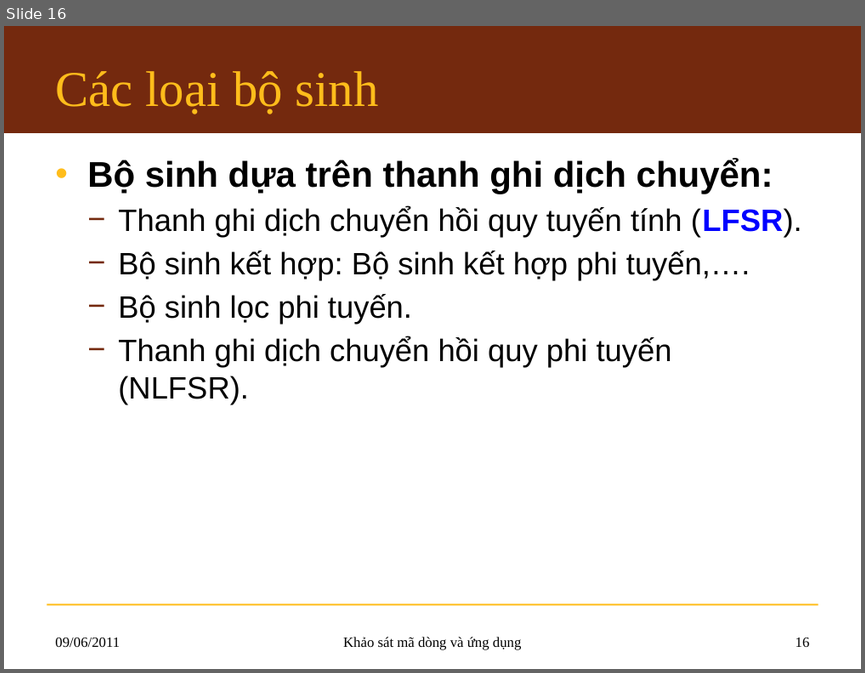
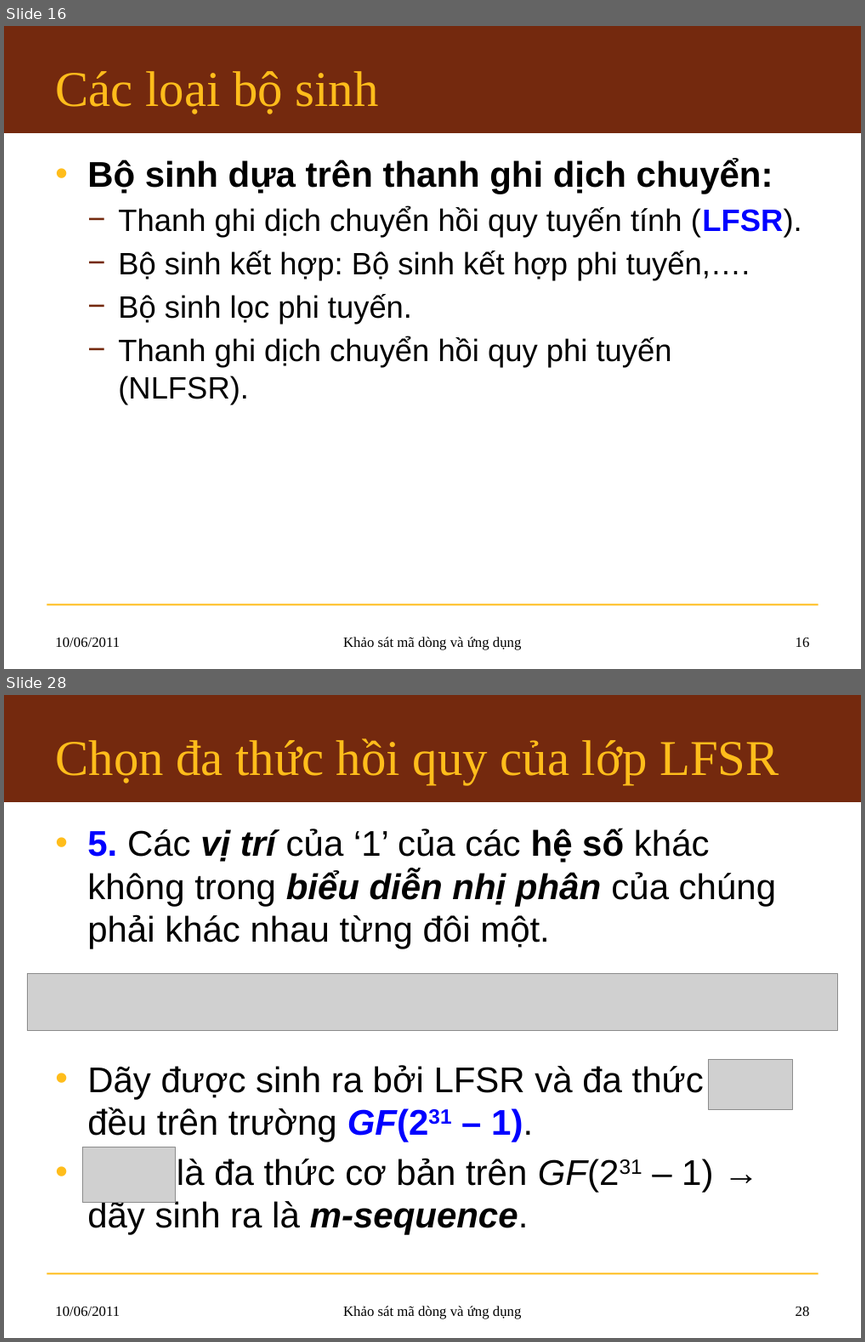
Before and after one commit to hemprasad/lvmm-sc, a slide deck: 7.Slide/KLTN_Slide.pptx. Shown one above the other, each under a label of ours: slide 16 before the commit, slides 16 and 28 after it; the slides between them are not shown. The pictures are 865x673 and 865x1342 pixels, drawn with LibreOffice and Linux fonts; fonts in the diff are those of the drawing; grey boxes stand for pictures; background and template pictures are left out. Boxes give left, top, right and bottom in pixels: in the first picture for what was removed or moved away, otherwise in the second. Text is boxed around its words. In the diff, an @@ line names an element or a change of style, - is before the commit and + after.

```diff
--- a/7.Slide/KLTN_Slide.pptx
+++ b/7.Slide/KLTN_Slide.pptx
@@ slide 28 added at bbox=[4, 695, 861, 1338], background #FFFFFF; not listed: 2 template elements that a slide beside it also shows @@
@@ title added at bbox=[55, 738, 778, 784], 42 pt, text #FFBD1B @@
+Chọn đa thức hồi quy của lớp LFSR
@@ text added at bbox=[87, 828, 776, 1235], 30 pt, text #000000 @@
+• 5. Các vị trí của ‘1’ của các hệ số khác không trong biểu diễn nhị phân của chúng phải khác nhau từng đôi một.
+• Dãy được sinh ra bởi LFSR và đa thức đều trên trường GF(231 – 1).
+• là đa thức cơ bản trên GF(231 – 1) → dãy sinh ra là m-sequence.
@@ picture added at bbox=[27, 974, 837, 1031] @@
@@ picture added at bbox=[709, 1059, 792, 1109] @@
@@ picture added at bbox=[83, 1146, 176, 1202] @@
@@ text added at bbox=[55, 1306, 120, 1315], 12 pt, text #000000 @@
+10/06/2011
@@ text added at bbox=[343, 1305, 522, 1319], 12 pt, text #000000 @@
+Khảo sát mã dòng và ứng dụng
@@ page number added at bbox=[795, 1306, 810, 1315], 12 pt, text #000000 @@
+28
@@ slide 16 changed as well @@
@@ text at bbox=[55, 637, 120, 646]: text changed @@
-09/06/2011
+10/06/2011
```
Also in this commit, not shown: 15 other slides changed, 13 other slides added.
